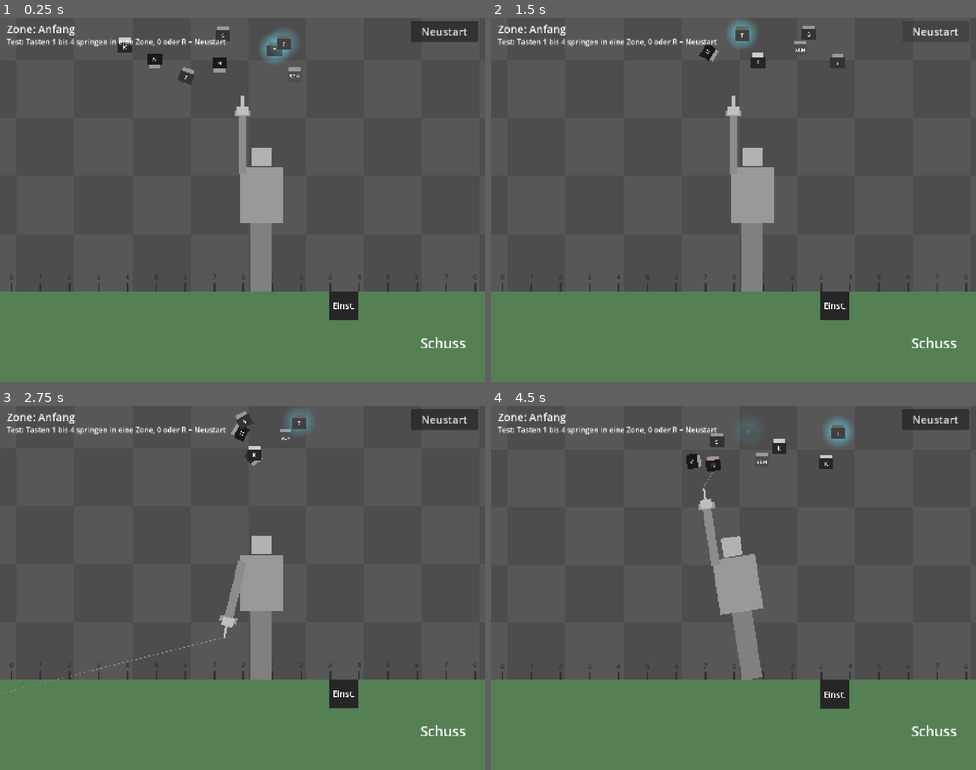
Above: before the commit, frames 1-4 (two rows, left to right).
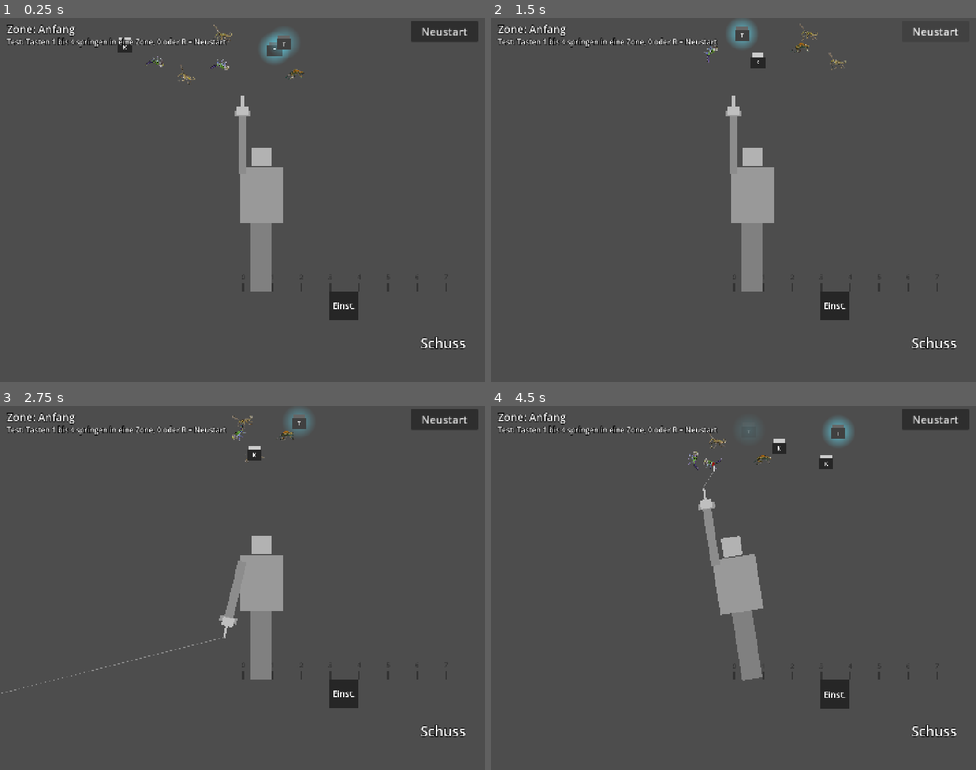
Above: after the commit, the same moments.

Repository: Philipp-Mallmann/fliegen-sind-aliens
Game: Godot game, scene res://szenen/spiel.tscn
The game is run twice, just before and just after one commit, with the same random seed, the same clock (stepped at 60 frames per second) and the same inputs.
Inputs (mouse positions are in pixels of both pictures, inside the frame that each line leads up to):
- Up to frame 1 (0.25 s): no input
- Up to frame 2 (1.5 s): tap Enter at 0.5 s; move the mouse to (840, 181) at 0.52 s; hold D (rechts) 0.53-1.25 s; tap R (neustart) at 0.6 s; click (840, 181) at 0.67 s; click "Neustart" at 1.25 s
- Up to frame 3 (2.75 s): drag from (145, 606) to (218, 660) at 2.02 s
- Up to frame 4 (4.5 s): move the mouse to (782, 507) at 2.77 s; hold D (rechts) 2.78-3.5 s; tap 0 at 2.85 s; click (782, 507) at 2.92 s; drag from (709, 660) to (588, 533) at 3.52 s; move the mouse to (879, 642) at 4.27 s; hold A (links) from 4.28 s (still down); tap R (neustart) at 4.35 s; click (879, 642) at 4.42 s

The runs differ from the first frame. In frame 1, 26% of the frame differs, in the area x 0-100%, y 1-100%; in frame 2, 26%; in frame 3, 25%; in frame 4, 26%.
Error after the commit: Out of bounds get index '-1' (on base: 'Array[Texture2D]') (res://skripte/hintergrund.gd:18)

Commit message:
Abschnitt 10, erster Teil: Riffelpappe nach Hoehe, Wiese, drei Fliegen als Bild
Hintergrund ist eine bildschirmfuellende Pappe, alle 12,5 Flugkraft eine neue
Farbe (blau, gelb, creme, weiss, violett, indigo, nachtblau, fast schwarz).
Wiese und Einstellungs-Wand zeigen das Rasenbild. Schrift mit dunkler Kontur.
Die Hintergrundbilder selbst sind noch nicht im Repo (Herkunft offen).

Co-Authored-By: Claude Opus 5.5 <noreply@anthropic.com>

Diff:
--- /dev/null
+++ b/skripte/hintergrund.gd
@@ -0,0 +1,18 @@
+extends CanvasLayer
+
+# Der Hintergrund: eine Riffelpappe, die den ganzen Bildschirm fuellt.
+# Je hoeher die Kanone ist, desto weiter hinten in der Liste liegt das Bild, das gezeigt wird.
+
+# Die Kanone. An ihrer Hoehe haengt die Farbe.
+@export var kanone: Node2D
+# Die Pappen von unten nach oben: erst Regenbogen, dann Weltall.
+@export var bilder: Array[Texture2D] = []
+# Nach so viel Flugkraft Hoehe kommt die naechste Pappe.
+@export var flugkraft_je_bild: float = 10.0
+
+
+func _process(_delta: float) -> void:
+	var hoehe: float = -kanone.position.y / get_parent().hoehe_je_flugkraft
+	var nummer: int = int(hoehe / flugkraft_je_bild)
+	nummer = clampi(nummer, 0, bilder.size() - 1)
+	$Pappe.texture = bilder[nummer]
--- a/skripte/zone.gd
+++ b/skripte/zone.gd
@@ -12,5 +12,3 @@
 @export var einmalig: Array[PackedScene] = []
 # Wie viele freie Fliegen hier mindestens in der Naehe sein sollen.
 @export var mindestens: int = 4
-# Die Farbe, mit der der Hintergrund in dieser Zone getoent wird. Weiss heisst: unveraendert.
-@export var farbe: Color = Color.WHITE
--- a/skripte/zonen.gd
+++ b/skripte/zonen.gd
@@ -4,15 +4,12 @@
 
 # Die Kanone. An ihrer Hoehe haengt die Zone.
 @export var kanone: Node2D
-# Der Hintergrund. Er wird in der Farbe der Zone getoent.
-@export var hintergrund: Node2D
 # Das Schild oben links, auf dem der Name der Zone steht.
 @export var anzeige: Label
 
 
 func _process(_delta: float) -> void:
 	var zone: Node = aktuelle()
-	hintergrund.modulate = zone.farbe
 	anzeige.text = "Zone: " + str(zone.name)
 
 
--- a/szenen/fliege_normal.tscn
+++ b/szenen/fliege_normal.tscn
@@ -1,13 +1,16 @@
-[gd_scene load_steps=3 format=3]
+[gd_scene load_steps=4 format=3]
 
 [ext_resource type="Script" path="res://skripte/fliege_normal.gd" id="1_fliege"]
 [ext_resource type="AudioStream" path="res://assets/audio/sfx/summen.ogg" id="2_summen"]
+
+[ext_resource type="Texture2D" path="res://assets/fliegen/fliege-1.png" id="9_bild"]
 
 [node name="Fliege" type="Node2D" groups=["fliegen"]]
 z_index = 1
 script = ExtResource("1_fliege")
 
 [node name="Fluegel" type="ColorRect" parent="."]
+visible = false
 offset_left = -40.0
 offset_top = -50.0
 offset_right = 40.0
@@ -16,6 +19,7 @@
 color = Color(0.6, 0.6, 0.6, 1)
 
 [node name="Koerper" type="ColorRect" parent="."]
+visible = false
 offset_left = -50.0
 offset_top = -25.0
 offset_right = 50.0
@@ -23,7 +27,12 @@
 mouse_filter = 2
 color = Color(0.1, 0.1, 0.1, 1)
 
+[node name="Bild" type="Sprite2D" parent="."]
+scale = Vector2(0.068, 0.068)
+texture = ExtResource("9_bild")
+
 [node name="Art" type="Label" parent="."]
+visible = false
 offset_left = -50.0
 offset_top = -25.0
 offset_right = 50.0
--- a/szenen/fliege_scheu.tscn
+++ b/szenen/fliege_scheu.tscn
@@ -1,7 +1,9 @@
-[gd_scene load_steps=3 format=3]
+[gd_scene load_steps=4 format=3]
 
 [ext_resource type="Script" path="res://skripte/fliege_scheu.gd" id="1_fliege"]
 [ext_resource type="AudioStream" path="res://assets/audio/sfx/summen.ogg" id="2_summen"]
+
+[ext_resource type="Texture2D" path="res://assets/fliegen/fliege-ruessel-orange.png" id="9_bild"]
 
 [node name="Fliege" type="Node2D" groups=["fliegen"]]
 z_index = 1
@@ -11,6 +13,7 @@
 flugkraft = 1
 
 [node name="Fluegel" type="ColorRect" parent="."]
+visible = false
 offset_left = -40.0
 offset_top = -50.0
 offset_right = 40.0
@@ -19,6 +22,7 @@
 color = Color(0.6, 0.6, 0.6, 1)
 
 [node name="Koerper" type="ColorRect" parent="."]
+visible = false
 offset_left = -50.0
 offset_top = -25.0
 offset_right = 50.0
@@ -26,7 +30,12 @@
 mouse_filter = 2
 color = Color(0.3, 0.3, 0.3, 1)
 
+[node name="Bild" type="Sprite2D" parent="."]
+scale = Vector2(0.22, 0.22)
+texture = ExtResource("9_bild")
+
 [node name="Art" type="Label" parent="."]
+visible = false
 offset_left = -50.0
 offset_top = -25.0
 offset_right = 50.0
--- a/szenen/fliege_schnell.tscn
+++ b/szenen/fliege_schnell.tscn
@@ -1,7 +1,9 @@
-[gd_scene load_steps=3 format=3]
+[gd_scene load_steps=4 format=3]
 
 [ext_resource type="Script" path="res://skripte/fliege_schnell.gd" id="1_fliege"]
 [ext_resource type="AudioStream" path="res://assets/audio/sfx/summen.ogg" id="2_summen"]
+
+[ext_resource type="Texture2D" path="res://assets/fliegen/fliege-fuehler-gruen.png" id="9_bild"]
 
 [node name="Fliege" type="Node2D" groups=["fliegen"]]
 z_index = 1
@@ -11,6 +13,7 @@
 flugkraft = 4
 
 [node name="Fluegel" type="ColorRect" parent="."]
+visible = false
 offset_left = -40.0
 offset_top = -50.0
 offset_right = 40.0
@@ -19,6 +22,7 @@
 color = Color(0.6, 0.6, 0.6, 1)
 
 [node name="Koerper" type="ColorRect" parent="."]
+visible = false
 offset_left = -50.0
 offset_top = -25.0
 offset_right = 50.0
@@ -26,7 +30,12 @@
 mouse_filter = 2
 color = Color(0.2, 0.2, 0.2, 1)
 
+[node name="Bild" type="Sprite2D" parent="."]
+scale = Vector2(0.25, 0.25)
+texture = ExtResource("9_bild")
+
 [node name="Art" type="Label" parent="."]
+visible = false
 offset_left = -50.0
 offset_top = -25.0
 offset_right = 50.0
--- a/szenen/spiel.tscn
+++ b/szenen/spiel.tscn
@@ -32,6 +32,16 @@
 [ext_resource type="Script" path="res://skripte/musik.gd" id="30_musik"]
 [ext_resource type="AudioStream" path="res://assets/audio/musik/musik_schleife.ogg" id="31_schleife"]
 [ext_resource type="AudioStream" path="res://assets/audio/musik/musik_ende.ogg" id="32_ende"]
+[ext_resource type="Texture2D" path="res://assets/hintergrund/wiese.png" id="37_wiese"]
+[ext_resource type="Texture2D" path="res://assets/hintergrund/riffel/riffel-1-blau.png" id="p01"]
+[ext_resource type="Texture2D" path="res://assets/hintergrund/riffel/riffel-2-gelb.png" id="p02"]
+[ext_resource type="Texture2D" path="res://assets/hintergrund/riffel/riffel-3-creme.png" id="p03"]
+[ext_resource type="Texture2D" path="res://assets/hintergrund/riffel/riffel-4-weiss.png" id="p04"]
+[ext_resource type="Texture2D" path="res://assets/hintergrund/riffel/riffel-5-violett.png" id="p05"]
+[ext_resource type="Texture2D" path="res://assets/hintergrund/riffel/riffel-6-indigo.png" id="p06"]
+[ext_resource type="Texture2D" path="res://assets/hintergrund/riffel/riffel-7-nachtblau.png" id="p07"]
+[ext_resource type="Texture2D" path="res://assets/hintergrund/riffel/riffel-8-fast-schwarz.png" id="p08"]
+[ext_resource type="Script" path="res://skripte/hintergrund.gd" id="38_hintergrund"]
 
 [sub_resource type="Gradient" id="Gradient_taste"]
 colors = PackedColorArray(1, 1, 1, 0.35, 1, 1, 1, 0.35)
@@ -89,36 +99,33 @@
 [node name="Spiel" type="Node2D"]
 script = ExtResource("5_spiel")
 
-[node name="Hintergrund" type="Parallax2D" parent="."]
-scroll_scale = Vector2(0.5, 0.5)
-repeat_size = Vector2(800, 800)
-repeat_times = 6
-
-[node name="Feld1" type="ColorRect" parent="Hintergrund"]
-offset_left = 0.0
-offset_top = 0.0
-offset_right = 400.0
-offset_bottom = 400.0
+[node name="Hintergrund" type="CanvasLayer" parent="." node_paths=PackedStringArray("kanone")]
+layer = -1
+script = ExtResource("38_hintergrund")
+kanone = NodePath("../Kanone")
+bilder = Array[Texture2D]([ExtResource("p01"), ExtResource("p02"), ExtResource("p03"), ExtResource("p04"), ExtResource("p05"), ExtResource("p06"), ExtResource("p07"), ExtResource("p08")])
+flugkraft_je_bild = 12.5
+
+[node name="Pappe" type="TextureRect" parent="Hintergrund"]
+anchors_preset = 15
+anchor_right = 1.0
+anchor_bottom = 1.0
+grow_horizontal = 2
+grow_vertical = 2
 mouse_filter = 2
-color = Color(0.34, 0.34, 0.34, 1)
-
-[node name="Feld2" type="ColorRect" parent="Hintergrund"]
-offset_left = 400.0
-offset_top = 400.0
-offset_right = 800.0
-offset_bottom = 800.0
-mouse_filter = 2
-color = Color(0.34, 0.34, 0.34, 1)
+texture = ExtResource("p01")
+expand_mode = 1
 
 [node name="Boden" type="Parallax2D" parent="."]
 scroll_offset = Vector2(0, 1212)
-repeat_size = Vector2(1600, 0)
+repeat_size = Vector2(6694, 0)
 repeat_times = 4
 
-[node name="Streifen" type="ColorRect" parent="Boden"]
-offset_right = 1600.0
-offset_bottom = 1300.0
-color = Color(0.33, 0.5, 0.33, 1)
+[node name="Wiese" type="Sprite2D" parent="Boden"]
+position = Vector2(0, -429)
+scale = Vector2(5.23, 5.23)
+texture = ExtResource("37_wiese")
+centered = false
 
 [node name="Pfosten1" type="ColorRect" parent="Boden"]
 offset_top = -60.0
@@ -352,6 +359,8 @@
 visibility_mode = 1
 
 [node name="Wort" type="Label" parent="Bedienung/TasteSchuss"]
+theme_override_colors/font_outline_color = Color(0, 0, 0, 1)
+theme_override_constants/outline_size = 8
 offset_right = 200.0
 offset_bottom = 200.0
 theme_override_font_sizes/font_size = 48
@@ -360,6 +369,8 @@
 vertical_alignment = 1
 
 [node name="Sieg" type="Label" parent="Bedienung"]
+theme_override_colors/font_outline_color = Color(0, 0, 0, 1)
+theme_override_constants/outline_size = 8
 visible = false
 offset_top = 440.0
 offset_right = 1440.0
@@ -370,6 +381,8 @@
 vertical_alignment = 1
 
 [node name="Absturz" type="Label" parent="Bedienung"]
+theme_override_colors/font_outline_color = Color(0, 0, 0, 1)
+theme_override_constants/outline_size = 8
 visible = false
 offset_top = 440.0
 offset_right = 1440.0
@@ -424,10 +437,9 @@
 max_polyphony = 4
 bus = &"Effekte"
 
-[node name="Zonen" type="Node" parent="." node_paths=PackedStringArray("kanone", "hintergrund", "anzeige")]
+[node name="Zonen" type="Node" parent="." node_paths=PackedStringArray("kanone", "anzeige")]
 script = ExtResource("22_zonen")
 kanone = NodePath("../Kanone")
-hintergrund = NodePath("../Hintergrund")
 anzeige = NodePath("../Bedienung/Zone")
 
 [node name="Anfang" type="Node" parent="Zonen"]
@@ -438,14 +450,12 @@
 script = ExtResource("23_zone")
 ab_flugkraft = 25.0
 fliegen = Array[PackedScene]([ExtResource("18_scheu"), ExtResource("17_schnell")])
-farbe = Color(0.7, 1, 0.7, 1)
 
 [node name="Koeder" type="Node" parent="Zonen"]
 script = ExtResource("23_zone")
 ab_flugkraft = 50.0
 fliegen = Array[PackedScene]([ExtResource("19_koeder")])
 mindestens = 3
-farbe = Color(1, 0.85, 0.6, 1)
 
 [node name="Boss" type="Node" parent="Zonen"]
 script = ExtResource("23_zone")
@@ -453,9 +463,10 @@
 fliegen = Array[PackedScene]([ExtResource("20_teleport")])
 einmalig = Array[PackedScene]([ExtResource("21_boss")])
 mindestens = 3
-farbe = Color(1, 0.7, 0.9, 1)
 
 [node name="Zone" type="Label" parent="Bedienung"]
+theme_override_colors/font_outline_color = Color(0, 0, 0, 1)
+theme_override_constants/outline_size = 8
 offset_left = 20.0
 offset_top = 10.0
 offset_right = 700.0
@@ -464,6 +475,8 @@
 text = "Zone"
 
 [node name="TestHinweis" type="Label" parent="Bedienung"]
+theme_override_colors/font_outline_color = Color(0, 0, 0, 1)
+theme_override_constants/outline_size = 8
 offset_left = 20.0
 offset_top = 55.0
 offset_right = 700.0
@@ -592,7 +605,17 @@
 offset_right = 1440.0
 offset_bottom = 1890.0
 mouse_filter = 2
-color = Color(0.33, 0.5, 0.33, 1)
+color = Color(0, 0, 0, 0)
+
+[node name="Wiese" type="TextureRect" parent="Einstellungen/Wand"]
+layout_mode = 0
+offset_top = -184.5
+offset_right = 640.0
+offset_bottom = 455.5
+scale = Vector2(2.25, 2.25)
+mouse_filter = 2
+texture = ExtResource("37_wiese")
+stretch_mode = 1
 
 [node name="Fliege" type="ColorRect" parent="Einstellungen/Wand"]
 layout_mode = 0
Not shown, added: skripte/hintergrund.gd.uid
Not shown: 1 places in szenen/spiel.tscn that only renumber resources
Not shown, changed: ERKLAERUNG.md
